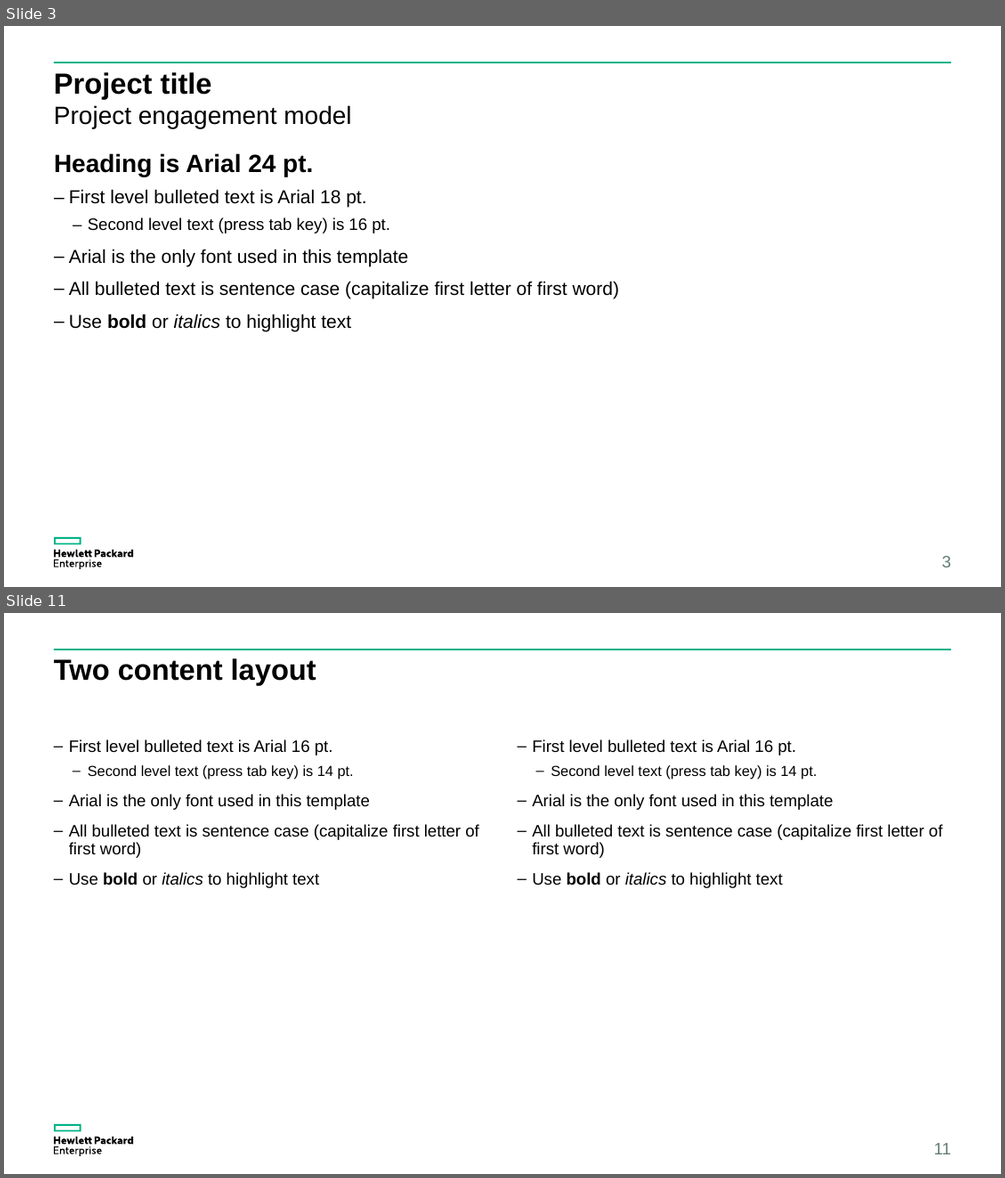
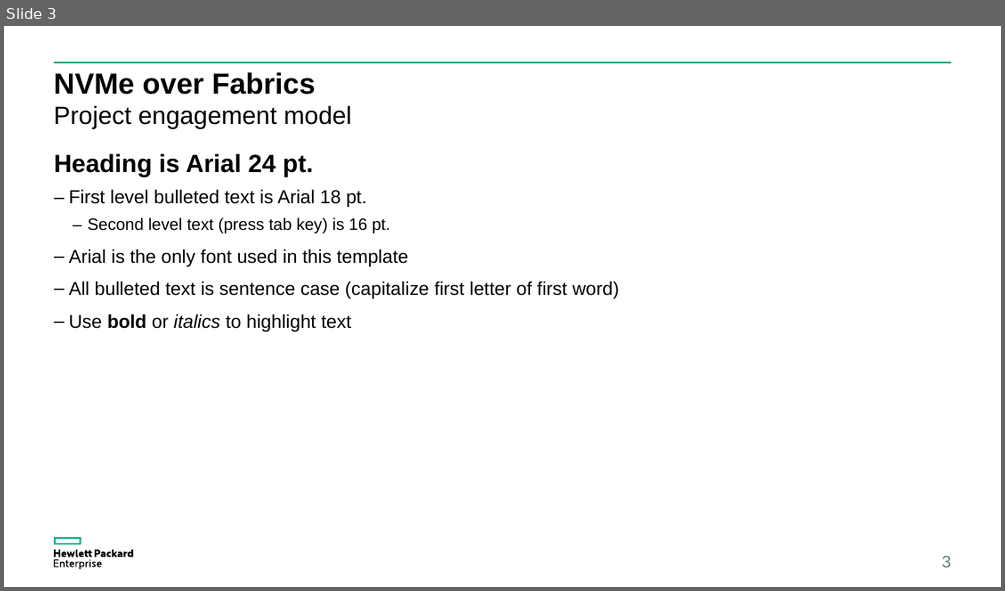
Before and after one commit to coy-humphrey/nvme-hpe, a slide deck: deliverables/HPE Presentation.pptx. Shown one above the other, each under a label of ours: slides 3 and 11 before the commit, slide 3 after it; the slides between them are not shown. The pictures are 1005x1178 and 1005x591 pixels, drawn with LibreOffice and Linux fonts; fonts in the diff are those of the drawing. Boxes give left, top, right and bottom in pixels: in the first picture for what was removed or moved away, otherwise in the second. Text is boxed around its words. In the diff, an @@ line names an element or a change of style, - is before the commit and + after.

```diff
--- a/deliverables/HPE Presentation.pptx
+++ b/deliverables/HPE Presentation.pptx
@@ slide 11 removed at [4, 613, 1001, 1174], background #FFFFFF; not listed: 3 template elements that a slide beside it also shows @@
@@ title removed at [54, 658, 316, 685] @@
-Two content layout
@@ text removed at [69, 739, 479, 888] @@
-– First level bulleted text is Arial 16 pt.
-  – Second level text (press tab key) is 14 pt.
-– Arial is the only font used in this template
-– All bulleted text is sentence case (capitalize first letter of first word)
-– Use bold or italics to highlight text
@@ text removed at [532, 739, 943, 888] @@
-– First level bulleted text is Arial 16 pt.
-  – Second level text (press tab key) is 14 pt.
-– Arial is the only font used in this template
-– All bulleted text is sentence case (capitalize first letter of first word)
-– Use bold or italics to highlight text
@@ page number removed at [934, 1143, 951, 1154] @@
-11
@@ slide 3 changed as well @@
@@ title at [54, 72, 316, 95]: text changed @@
-Project title
+NVMe over Fabrics
```
Also in this commit, not shown: 4 other slides changed, 5 slides added, 12 other slides removed.
